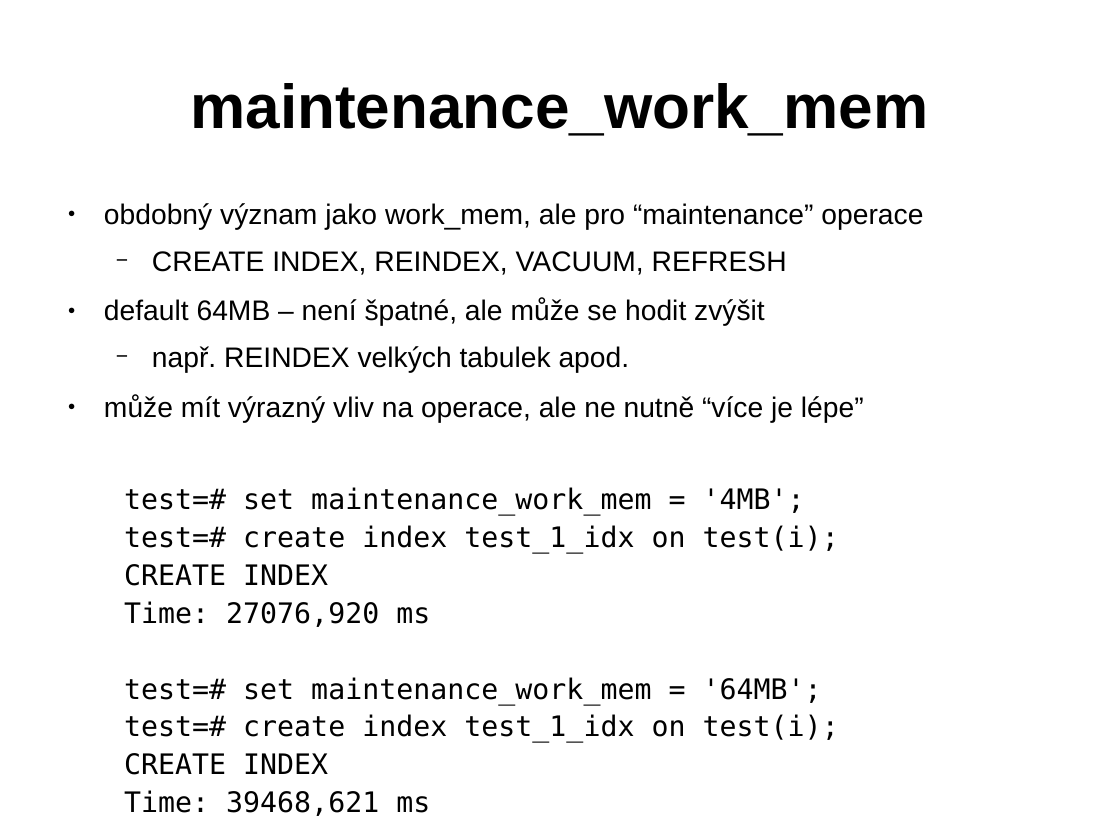
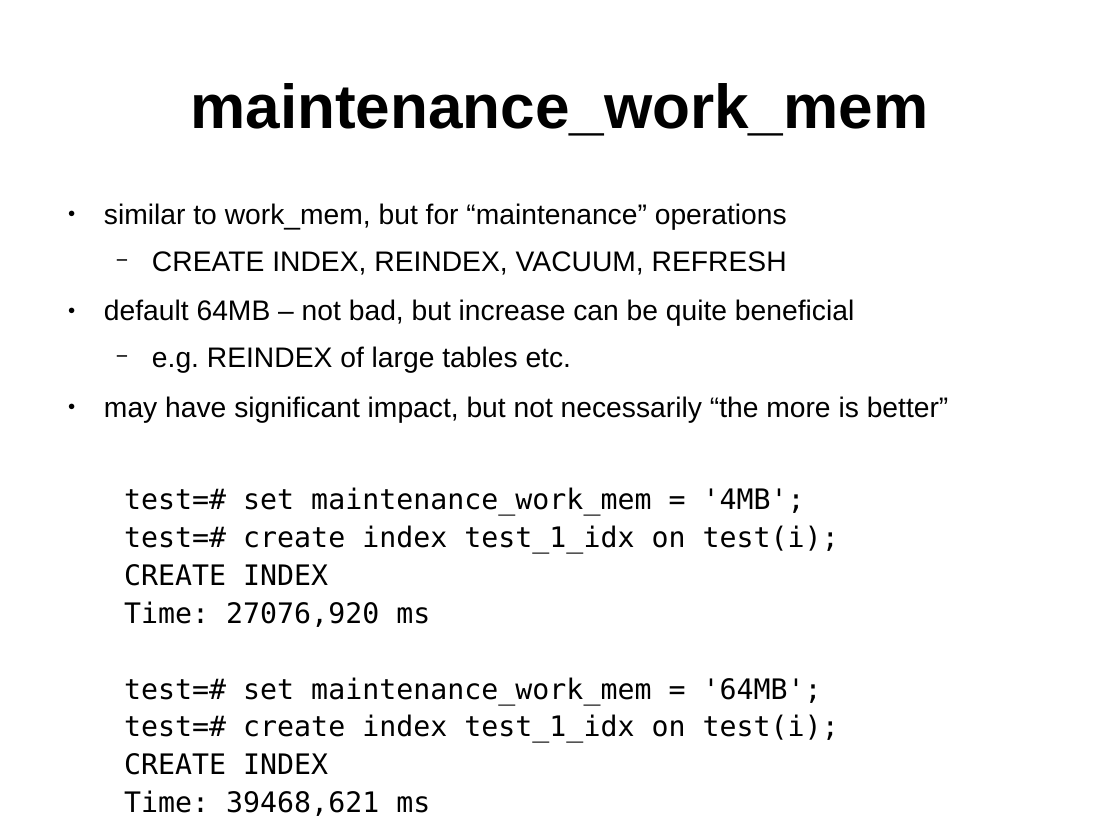
Before and after one commit to tvondra/perf_tuning_training, a slide deck: slide 13 of perf-tuning-training.odp. Drawn at 1120x840 pixels with LibreOffice and Linux fonts; fonts in the diff are those of the drawing. Boxes give left, top, right and bottom in pixels: in the first picture for what was removed or moved away, otherwise in the second. Text is boxed around its words. In the diff, an @@ line names an element or a change of style, - is before the commit and + after.

```diff
--- a/perf-tuning-training.odp
+++ b/perf-tuning-training.odp
@@ text at box(104, 203, 787, 230): text changed @@
-● obdobný význam jako work_mem, ale pro “maintenance” operace
+● similar to work_mem, but for “maintenance” operations
@@ text at box(104, 299, 949, 423): text changed @@
-● default 64MB – není špatné, ale může se hodit zvýšit
-  − např. REINDEX velkých tabulek apod.
-● může mít výrazný vliv na operace, ale ne nutně “více je lépe”
+● default 64MB – not bad, but increase can be quite beneficial
+  − e.g. REINDEX of large tables etc.
+● may have significant impact, but not necessarily “the more is better”
```
Also in this commit, not shown: 24 other slides changed, 13 slides added, 25 slides removed, 1 other file.
